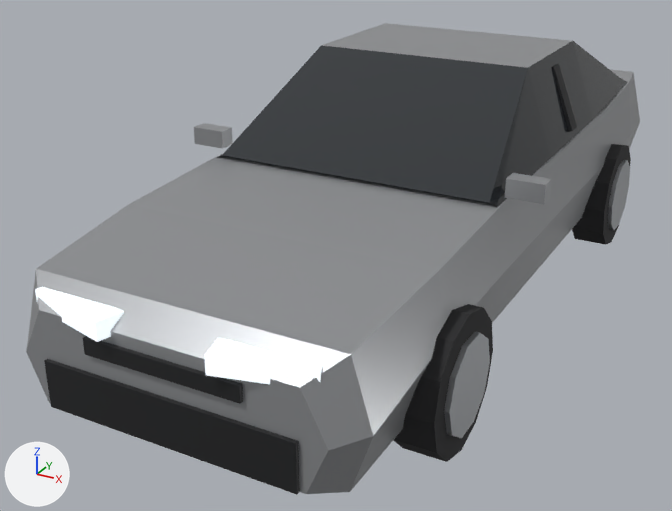
One commit to the FBX model public/models/velora-sedan/velora-sedan.fbx: the scene before it, then after it.
One viewpoint serves both versions: a 50 mm camera at (2.22, -5.0, 2.6) aimed at (-0.32, -0.39, 0.3). Arrows for +X, +Y and +Z are at lower left; the lights stay in place. The picture after the commit comes second. Where no turn or scale is listed for an object, it has been applied to the vertices.

Names of what the first picture shows: 'velora-sedan'.
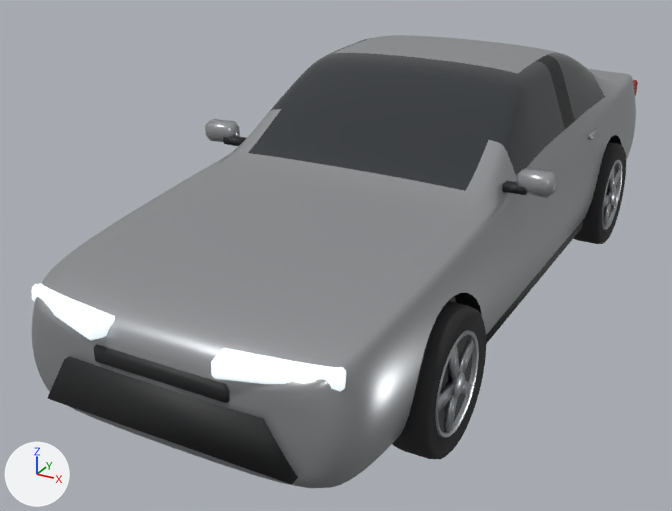
The change in detail:
me_velora_sedan is used by ob_velora_sedan; location (0.0, 0.0, 0.0).
me_velora_sedan had 328 vertices, 226 faces and spanned x -1.05..1.05, y -2.51..2.51, z 0.0..1.48.
me_velora_sedan now has 7220 vertices, 6866 faces and spans x -1.06..1.06, y -2.52..2.52, z 0.0..1.47.
me_velora_sedan part 1: a new loose piece, a box spanning x 0.8..0.92, y -0.67..-0.61, z 1.0..1.04, in mat_trim (black #1b1c1e).
me_velora_sedan part 2: a new loose piece, a box spanning x 0.794..0.844, y -1.12..0.98, z 0.23..0.31, in mat_trim (black #1b1c1e).
me_velora_sedan part 3: a new loose piece, a box spanning x -0.92..-0.8, y -0.67..-0.61, z 1.0..1.04, in mat_trim (black #1b1c1e).
me_velora_sedan part 4: the loose piece of 8 vertices spanning x 0.66..0.84, y 0.44..0.54, z 1.03..1.41 is multiplied about its middle by the matrix ((0.428, 0.0, 0.173), (0.053, 0.439, -0.132), (-0.165, 0.143, 0.407)), then moved by (0.17, -2.05, -0.74), in mat_rim (grey #a9acb0).
me_velora_sedan part 5: a new loose piece, a box spanning x 0.908..0.938, y -1.74..-1.56, z 0.33..0.39, in mat_rim (grey #a9acb0).
me_velora_sedan part 6: a new loose piece, a box spanning x 0.908..0.938, y 1.14..1.32, z 0.33..0.39, in mat_rim (grey #a9acb0).
me_velora_sedan part 7: the loose piece of 48 vertices spanning x -0.9..0.9, y -2.45..2.45, z 0.24..1.03 is rebuilt with 4572 vertices and now spans x -0.9..0.9, y -2.47..2.43, z 0.2..1.47.
me_velora_sedan part 8: the loose piece of 24 vertices spanning x 0.75..0.97, y -1.87..-1.15, z 0.0..0.72 is rebuilt with 440 vertices and now spans x 0.72..0.95, y -1.88..-1.16, z 0.0..0.72.
me_velora_sedan part 9: the loose piece of 24 vertices spanning x 0.75..0.97, y 1.01..1.73, z 0.0..0.72 is rebuilt with 440 vertices and now spans x 0.72..0.95, y 1.0..1.72, z 0.0..0.72.
me_velora_sedan part 10: the loose piece of 8 vertices spanning x -0.65..0.65, y -2.47..-2.41, z 0.28..0.52 is rebuilt with 8 vertices and now spans x -0.64..0.64, y -2.49..-2.29, z 0.34..0.58.
me_velora_sedan part 11: the loose piece of 8 vertices spanning x -0.4..0.4, y -2.47..-2.41, z 0.62..0.7 is rebuilt with 24 vertices and now spans x -0.35..0.35, y -2.48..-2.28, z 0.6..0.69.
me_velora_sedan part 12: the loose piece of 8 vertices spanning x 0.24..0.72, y -2.51..-2.26, z 0.74..0.83 is rebuilt with 24 vertices and now spans x 0.2..0.8, y -2.52..-2.04, z 0.69..0.81.
me_velora_sedan part 13: the loose piece of 8 vertices spanning x 0.29..0.75, y 2.32..2.51, z 0.81..0.95 is rebuilt with 24 vertices and now spans x 0.3..0.82, y 2.1..2.52, z 0.82..0.95.
me_velora_sedan part 14: the loose piece of 8 vertices spanning x -0.72..-0.24, y -2.51..-2.26, z 0.74..0.83 is rebuilt with 24 vertices and now spans x -0.8..-0.2, y -2.52..-2.04, z 0.69..0.81.
me_velora_sedan part 15: the loose piece of 8 vertices spanning x -1.05..-0.85, y -0.78..-0.68, z 1.01..1.11 is deleted.
me_velora_sedan part 16: the loose piece of 8 vertices spanning x 0.85..1.05, y -0.78..-0.68, z 1.01..1.11 is deleted.
me_velora_sedan part 17: 96 vertices removed from x -1.0..1.0, y -1.76..1.94, z 0.12..1.48; 664 vertices added at x -1.06..1.06, y -1.75..1.59, z 0.13..1.12.
Other edits to the shape of me_velora_sedan do not show in these pictures.

Location of each change, (x1, y1, x2, y2) in pixels of the pictures (672 x 511 px; the box of a moved part takes in the faces that stretch with it):
'velora-sedan', reshaped
    before: (26, 23, 640, 495)
    after: (32, 35, 638, 488)
part 1 of me_velora_sedan, added
    after: (502, 181, 527, 195)
part 2 of me_velora_sedan, added (mostly hidden)
    after: (486, 220, 583, 344)
part 3 of me_velora_sedan, added
    after: (223, 136, 246, 146)
part 4 of me_velora_sedan, moved or reshaped
    before: (553, 64, 577, 132)
    after: (447, 346, 460, 382)
part 5 of me_velora_sedan, added
    after: (438, 381, 454, 413)
part 6 of me_velora_sedan, added
    after: (604, 192, 611, 208)
part 7 of me_velora_sedan, rebuilt (7% taller)
    before: (26, 69, 640, 494)
    after: (32, 35, 636, 488)
part 8 of me_velora_sedan, rebuilt
    before: (393, 304, 493, 462)
    after: (392, 301, 486, 459)
part 9 of me_velora_sedan, rebuilt
    before: (572, 144, 631, 245)
    after: (573, 142, 626, 244)
part 10 of me_velora_sedan, rebuilt
    before: (44, 359, 300, 495)
    after: (47, 356, 298, 485)
part 11 of me_velora_sedan, rebuilt
    before: (83, 336, 243, 404)
    after: (94, 344, 230, 403)
part 12 of me_velora_sedan, rebuilt
    before: (204, 338, 323, 384)
    after: (211, 348, 346, 392)
part 13 of me_velora_sedan, rebuilt (not visible before)
    after: (633, 80, 638, 96)
part 14 of me_velora_sedan, rebuilt
    before: (35, 287, 124, 342)
    after: (32, 283, 115, 340)
part 15 of me_velora_sedan, deleted
    before: (194, 123, 233, 149)
part 16 of me_velora_sedan, deleted
    before: (505, 173, 552, 204)
part 17 of me_velora_sedan, cut back
    before: (223, 23, 630, 438)
    after: (205, 119, 621, 431)
